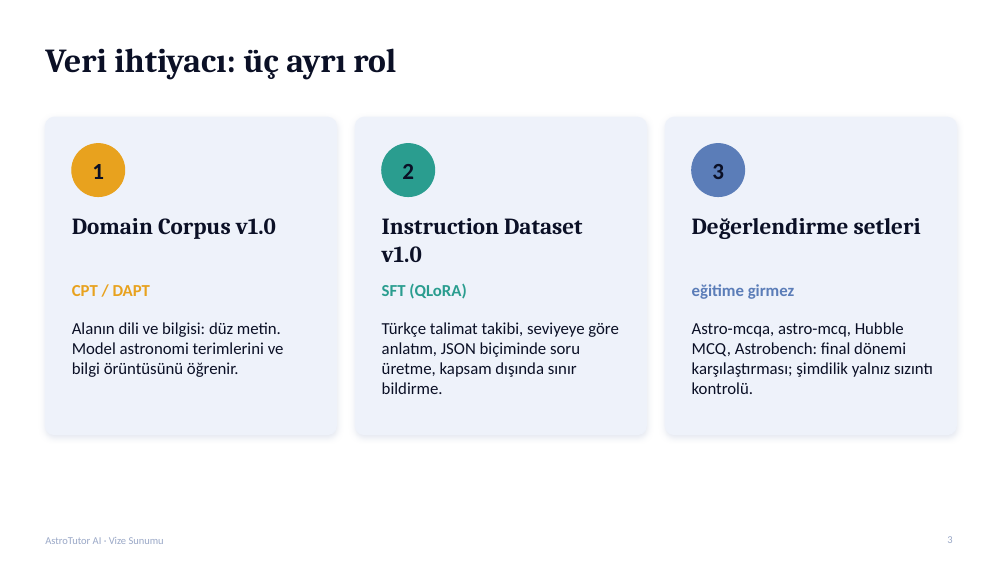
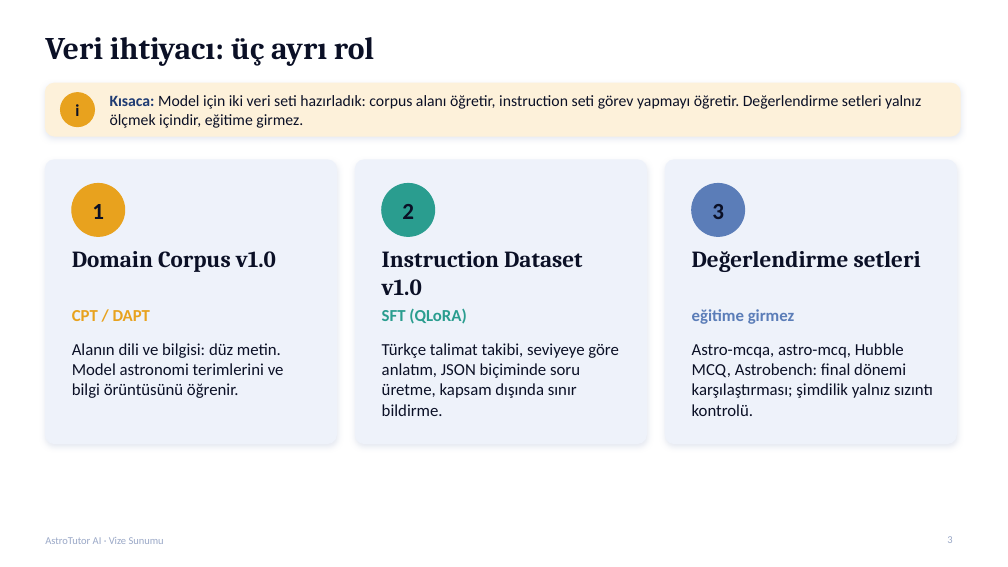
Before and after one commit to gedag/AstroTutor-AI, a slide deck: slide 3 of reports/AstroTutor_AI_Vize_Sunumu.pptx. Drawn at 1008x567 pixels with LibreOffice and Linux fonts; fonts in the diff are those of the drawing. Boxes give left, top, right and bottom in pixels: in the first picture for what was removed or moved away, otherwise in the second. Text is boxed around its words. In the diff, an @@ line names an element or a change of style, - is before the commit and + after.

Commit message:
Sunum: her slayta 'Kısaca' bandı ve Instruction v1.1 slaytı eklendi (17 slayt), taslak güncellendi

```diff
--- a/reports/AstroTutor_AI_Vize_Sunumu.pptx
+++ b/reports/AstroTutor_AI_Vize_Sunumu.pptx
@@ title "Veri ihtiyacı: üç ayrı rol" moved from (x1=45, y1=48, x2=396, y2=80) to (x1=45, y1=37, x2=374, y2=66) @@
@@ title "Veri ihtiyacı: üç ayrı rol" at (x1=45, y1=37, x2=374, y2=66): size 32 to 30 pt @@
@@ rounded rectangle added at (x1=45, y1=83, x2=960, y2=136), fill #FDF1DA, outline #FDF1DA 1 pt @@
@@ ellipse resized from (x1=72, y1=144, x2=125, y2=197) to (x1=60, y1=93, x2=95, y2=127) @@
@@ text added at (x1=75, y1=104, x2=79, y2=116), 16 pt, text #0B1026, bold @@
+i
@@ text added at (x1=110, y1=95, x2=921, y2=128), 15 pt, text #0B1026 @@
+Kısaca: Model için iki veri seti hazırladık: corpus alanı öğretir, instruction seti görev yapmayı öğretir. Değerlendirme setleri yalnız ölçmek içindir, eğitime girmez.
@@ rounded rectangle resized from (x1=45, y1=117, x2=337, y2=435) to (x1=45, y1=160, x2=337, y2=443) @@
@@ rounded rectangle resized from (x1=355, y1=117, x2=647, y2=435) to (x1=355, y1=160, x2=647, y2=443) @@
@@ proportions changed in 3 elements at (x1=45, y1=160, x2=337, y2=443), (x1=355, y1=160, x2=647, y2=443), (x1=665, y1=160, x2=957, y2=443) @@
@@ rounded rectangle resized from (x1=665, y1=117, x2=957, y2=435) to (x1=665, y1=160, x2=957, y2=443) @@
@@ ellipse added at (x1=72, y1=184, x2=125, y2=237), fill #E8A21E, outline #E8A21E 1 pt @@
@@ 3 texts, 2 ellipses moved together from (x1=92, y1=144, x2=745, y2=197) to (x1=92, y1=184, x2=745, y2=237) @@
@@ text "Domain Corpus v1.0" moved from (x1=72, y1=218, x2=276, y2=239) to (x1=72, y1=251, x2=276, y2=272) @@
@@ text "Instruction Dataset v1.0" moved from (x1=382, y1=218, x2=582, y2=262) to (x1=382, y1=251, x2=582, y2=295) @@
@@ text "Değerlendirme setleri" moved from (x1=692, y1=218, x2=921, y2=239) to (x1=692, y1=251, x2=921, y2=272) @@
@@ 3 texts moved together from (x1=72, y1=283, x2=795, y2=299) to (x1=72, y1=308, x2=795, y2=324) @@
@@ text "Alanın dili ve bilgisi: düz ..." moved from (x1=72, y1=322, x2=284, y2=377) to (x1=72, y1=343, x2=284, y2=398) @@
@@ text "Türkçe talimat takibi, seviyeye göre ..." moved from (x1=382, y1=322, x2=619, y2=394) to (x1=382, y1=343, x2=619, y2=416) @@
@@ text "Astro-mcqa, astro-mcq, Hubble MCQ, Astrobench: ..." moved from (x1=692, y1=322, x2=933, y2=394) to (x1=692, y1=343, x2=933, y2=416) @@
```
Also in this commit, not shown: 14 other slides changed, 1 slide added, 2 other files.
